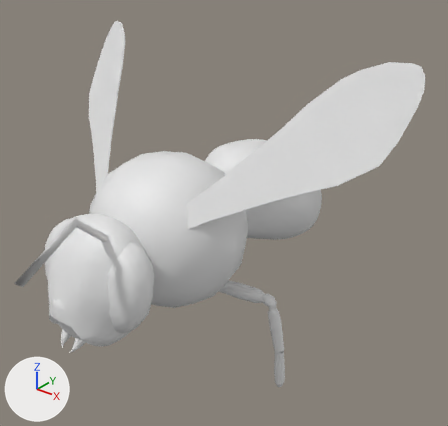
One commit to the Blender file 테스트용 3D모델/블렌더 파일/monster_bee.blend: the scene before it, then after it.
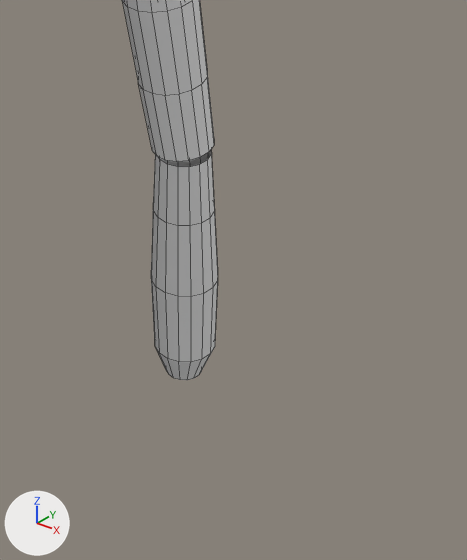
Each version appears first whole from a camera (50 mm lens) standing at (3.19, -3.66, 2.796) and looking at (0.126, 0.17, 0.421), and next in a close-up on the part from 56% to 72% of the width and 77% to 98% of the height. Arrows for +X, +Y and +Z are at lower left; the lights stay in place. The first two pictures are the older version. The close-ups show mesh edges as thin lines.

Before the edit, the objects in view are built like this:
```python
me_cylinder_002 = bpy.data.meshes.new('Cylinder.002')
me_cylinder_002.from_pydata(...)  # 288 vertices, 258 faces; spans x -15.2..1.2, y -1.2..1.2, z -1.3..1.0
ob_cylinder_002 = bpy.data.objects.new('Cylinder.002', me_cylinder_002)
ob_cylinder_002.location = (0.461, 0.0, -0.169)
ob_cylinder_002.rotation_euler = (0.0, -1.696, 0.0)  # degrees (0, -97, 0)
ob_cylinder_002.scale = (0.0566, 0.0566, 0.308)
```
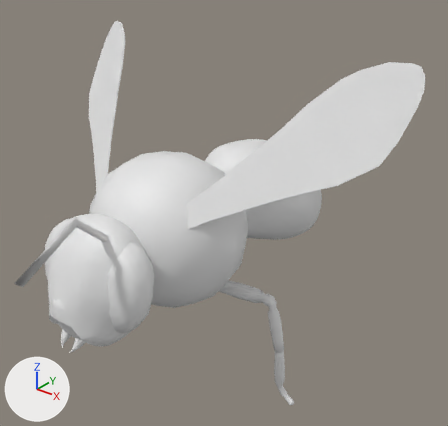
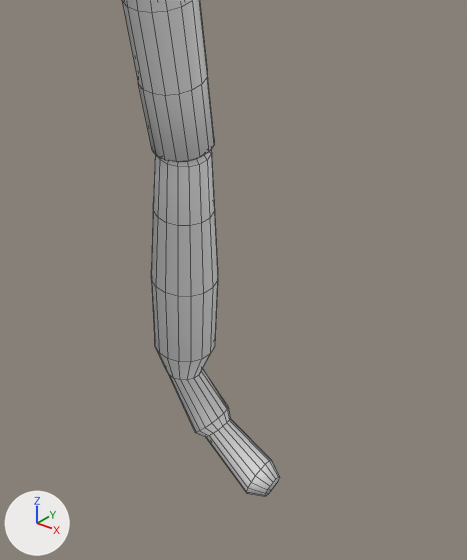
What changed in the scene script:
```text
Change me_cylinder_002:
    used by ob_cylinder_002; location = (0.461, 0.0, -0.169); rotation_euler = (0.0, -1.696, 0.0), in degrees (0, -97, 0); scale = (0.0566, 0.0566, 0.308)
    remove me_cylinder_002.from_pydata(...)  # 288 vertices, 258 faces; spans x -15.2..1.2, y -1.2..1.2, z -1.3..1.0
    add me_cylinder_002.from_pydata(...)  # 368 vertices, 354 faces; spans x -18.0..1.2, y -1.2..1.2, z -1.5..1.0
    me_cylinder_002 part 1
    1 face is deleted
    80 vertices are added at x -18.0..-8.5, y -0.6..0.6, z -1.5..-1.0
    97 new faces join them
    me_cylinder_002 part 2: 257 kept faces spanning x -15.2..1.2, y -1.2..1.2, z -1.3..1.0 are now shaded smooth
```

Changed parts and their boxes [x1, y1, x2, y2] in the close-ups (467 x 560 px):
'Cylinder.002', reshaped: before [122, 0, 218, 380]; after [122, 0, 280, 496]
part 1 of me_cylinder_002, built on: after [158, 150, 280, 496]
part 2 of me_cylinder_002, shading changed: [146, 98, 214, 380] in both
